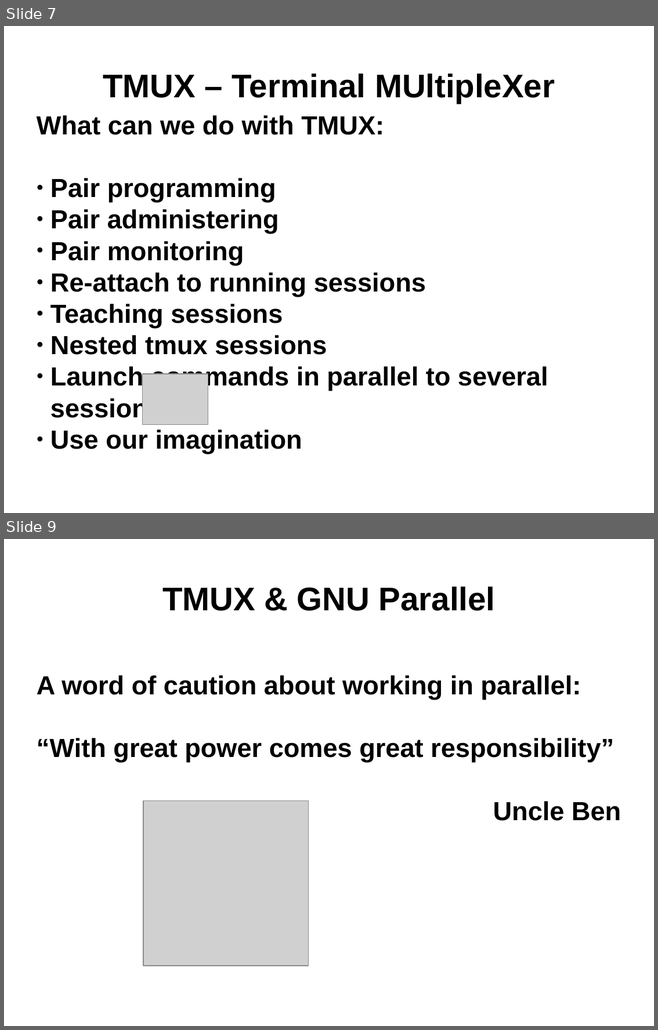
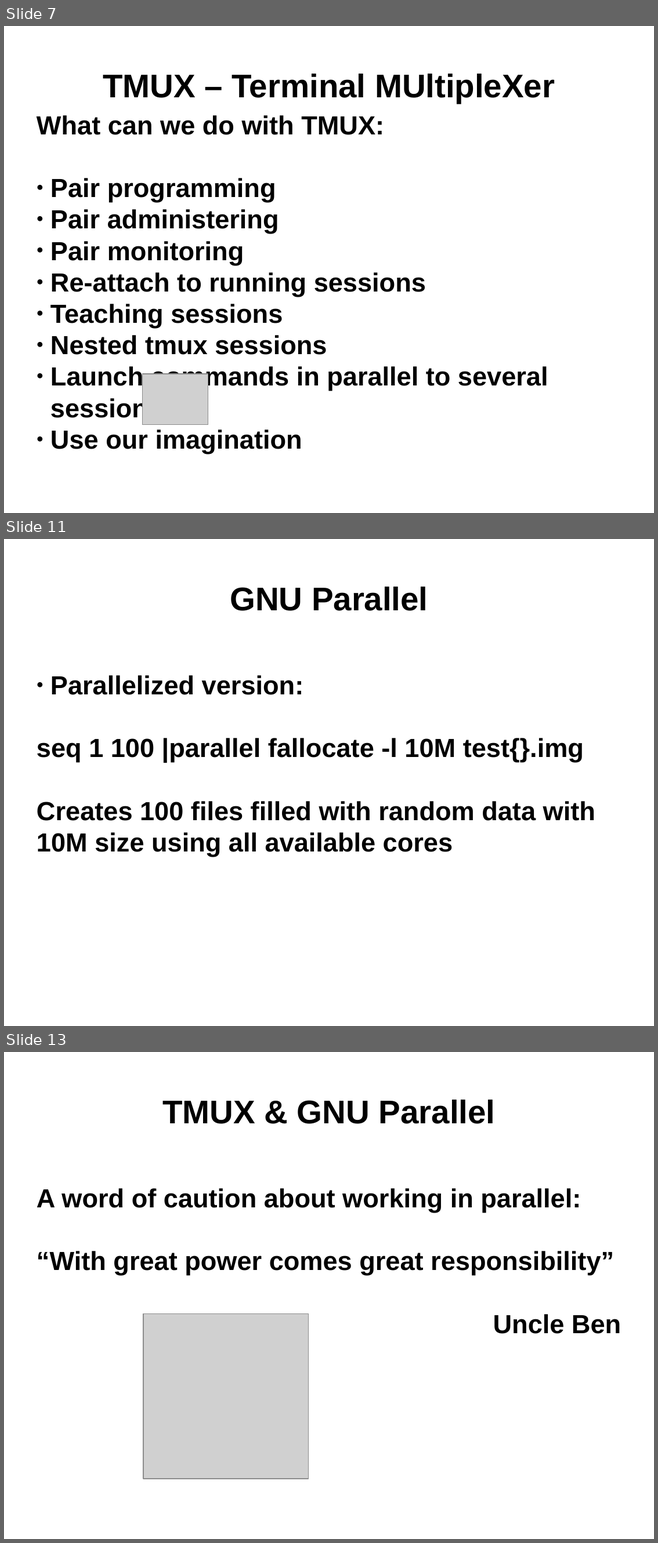
Before and after one commit to juasiepo/TmuxAndGnuParallel_workshop, a slide deck: Slides/TmuxAndGnuParallelPresentation.odp. Shown one above the other, each under a label of ours: slides 7 and 9 before the commit, slides 7, 11 and 13 after it; the slides between them are not shown. The pictures are 658x1030 and 658x1543 pixels, drawn with LibreOffice and Linux fonts; fonts in the diff are those of the drawing; grey boxes stand for pictures; background and template pictures are left out. Boxes give left, top, right and bottom in pixels: in the first picture for what was removed or moved away, otherwise in the second. Text is boxed around its words. In the diff, an @@ line names an element or a change of style, - is before the commit and + after.

Commit message:
GNU Parallel part added

```diff
--- a/Slides/TmuxAndGnuParallelPresentation.odp
+++ b/Slides/TmuxAndGnuParallelPresentation.odp
@@ slide 11 added at [4, 539, 654, 1026], background picture (left out) @@
@@ title added at [230, 587, 428, 611], 40 pt, text #000000, bold @@
+GNU Parallel
@@ subtitle added at [36, 675, 595, 857], 32 pt, text #000000, bold @@
+● Parallelized version:
+seq 1 100 |parallel fallocate -l 10M test{}.img
+Creates 100 files filled with random data with 10M size using all available cores
@@ what was slide 9 is now slide 13 @@
```
Also in this commit, not shown: 1 slide changed, 4 other slides added, 1 slide removed.
